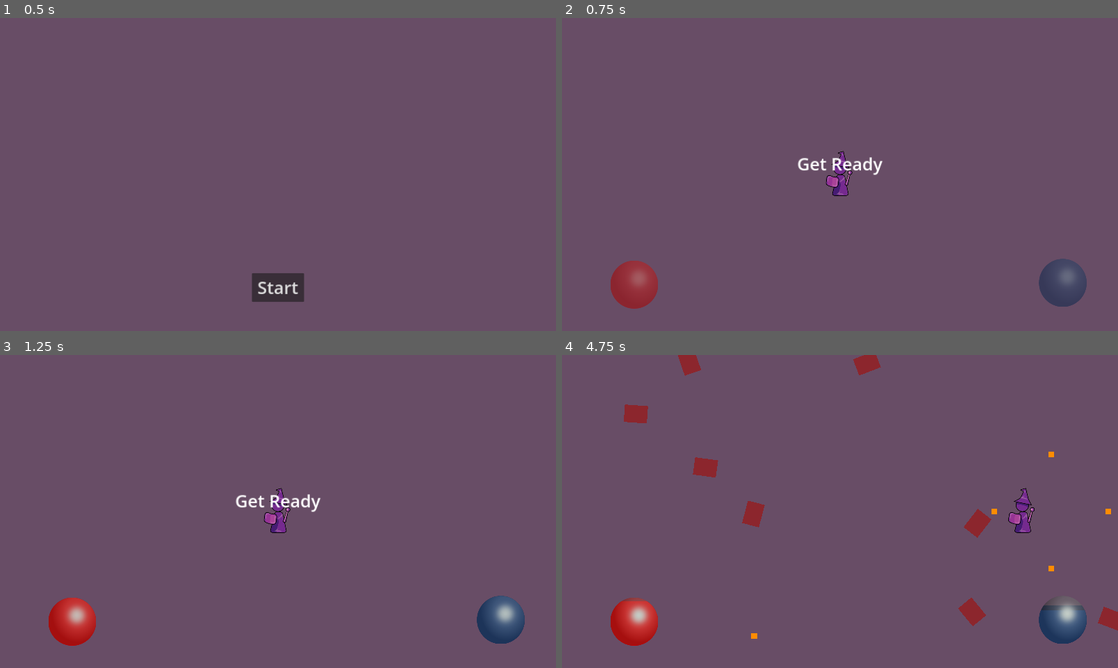
Above: before the commit, frames 1-4 (two rows, left to right).
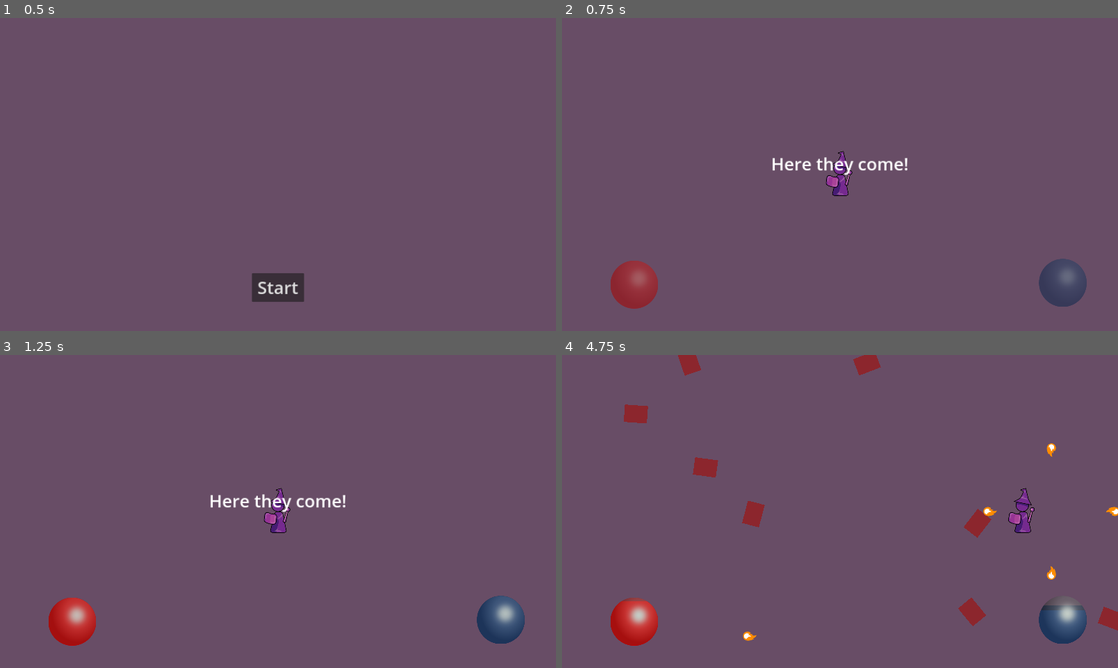
Above: after the commit, the same moments.

Repository: kurilluk/GDSJam23
Game: Godot game, scene res://assets/scenes/Main.tscn
Two runs of this game, one before a commit and one after it. Both use one fixed random seed, a clock stepped at 60 frames per second and the inputs below.
Inputs:
- Up to frame 1 (0.5 s): no input
- Up to frame 2 (0.75 s): click "Start" at 0.5 s
- Up to frame 3 (1.25 s): no input
- Up to frame 4 (4.75 s): hold D (Right) 1.28-2.03 s; tap one key every 0.75 s from 1.35 s: 1 (Potion_1) 2 (Potion_2) 3 (Potion_3) 4 (Potion_4) 1 (Potion_1); hold S (Down) 2.03-2.78 s; hold D (Right) 2.78-3.53 s; hold W (Up) 3.53-4.28 s; hold A (Left) from 4.28 s (still down)

Frame 1 is identical in both runs. In frame 2, 0.6% of the frame differs, in the area x 37-63%, y 44-51%; in frame 3, 0.6%; in frame 4, 0.2%.

Commit message:
fireballs

Diff:
--- a/examples/dodge_the_creeps/assets/scenes/Fireball.tscn
+++ b/examples/dodge_the_creeps/assets/scenes/Fireball.tscn
@@ -1,9 +1,11 @@
-[gd_scene load_steps=3 format=3 uid="uid://ddifmu7obmqe2"]
+[gd_scene load_steps=5 format=3 uid="uid://ddifmu7obmqe2"]
 
 [ext_resource type="Script" path="res://assets/scripts/Fireball.gd" id="1_g27v3"]
+[ext_resource type="Texture2D" uid="uid://ujab88aefoss" path="res://assets/sprites/projectiles/fireball_white_bottom.png" id="2_awhom"]
+[ext_resource type="Texture2D" uid="uid://cda4ju411if4h" path="res://assets/sprites/projectiles/fireball_white_top.png" id="3_hlxu0"]
 
 [sub_resource type="CircleShape2D" id="CircleShape2D_pdiw0"]
-radius = 15.0
+radius = 23.0
 
 [node name="Fireball" type="Area2D" groups=["Projectile"]]
 script = ExtResource("1_g27v3")
@@ -14,12 +16,22 @@
 [node name="VisibleOnScreenNotifier2D" type="VisibleOnScreenNotifier2D" parent="."]
 
 [node name="ProjectileRect" type="ColorRect" parent="."]
+visible = false
 z_index = 1
 offset_left = -10.0
 offset_top = -10.0
 offset_right = 10.0
 offset_bottom = 10.0
 
+[node name="FireballBottom" type="Sprite2D" parent="."]
+self_modulate = Color(0.894118, 0.576471, 0.27451, 1)
+z_index = 2
+texture = ExtResource("2_awhom")
+
+[node name="FireballTop" type="Sprite2D" parent="FireballBottom"]
+z_index = 3
+texture = ExtResource("3_hlxu0")
+
 [connection signal="area_entered" from="." to="." method="_on_area_entered"]
 [connection signal="body_entered" from="." to="." method="_on_body_entered"]
 [connection signal="screen_exited" from="VisibleOnScreenNotifier2D" to="." method="_on_screen_exited"]
--- a/examples/dodge_the_creeps/assets/scripts/Fireball.gd
+++ b/examples/dodge_the_creeps/assets/scripts/Fireball.gd
@@ -7,7 +7,7 @@
 var ignore_target
 
 func set_color(new_color):
-	$ProjectileRect.color = new_color
+	$FireballBottom.self_modulate = new_color
 
 func set_speed(new_speed):
 	self.speed = new_speed
@@ -15,7 +15,8 @@
 func set_ignore_target(target):
 	self.ignore_target = target
 
-func set_rot(rotation):
+func set_rot(new_rotation):
+	$FireballBottom.rotation = new_rotation
 	pass
 
 func set_dir(new_direction):
--- a/examples/dodge_the_creeps/assets/scripts/Main.gd
+++ b/examples/dodge_the_creeps/assets/scripts/Main.gd
@@ -31,7 +31,7 @@
 	$Player.projectile_erase = Callable(self, "erase_projectile")
 	$Timers/StartTimer.start()
 	$HUD.update_score(score)
-	$HUD.show_message("Get Ready")
+	$HUD.show_message("Here they come!")
 	$HUD.show_hud_bars()
 	set_new_layer(layers[0])
 
--- a/examples/dodge_the_creeps/assets/scripts/Player.gd
+++ b/examples/dodge_the_creeps/assets/scripts/Player.gd
@@ -94,7 +94,10 @@
 		var fireball = Fireball.instantiate()
 		get_tree().root.get_node("Main").add_child(fireball)
 
-		fireball.set_pos(position + (dir * 30))
+		var rot = dir.x * PI/2 if dir.x != 0 else 0
+		rot = PI if dir.y > 0 else rot
+		fireball.set_rot(rot)
+		fireball.set_pos(position + (dir * 45))
 		fireball.set_dir(dir)
 		fireball.set_color(Color.DARK_ORANGE)
 		fireball.set_speed(1000)
Binary file added: examples/dodge_the_creeps/assets/sprites/projectiles/fireball_white_bottom.png
Not shown, added: examples/dodge_the_creeps/assets/sprites/projectiles/fireball_white_bottom.png.import
Binary file added: examples/dodge_the_creeps/assets/sprites/projectiles/fireball_white_top.png
Not shown, added: examples/dodge_the_creeps/assets/sprites/projectiles/fireball_white_top.png.import
